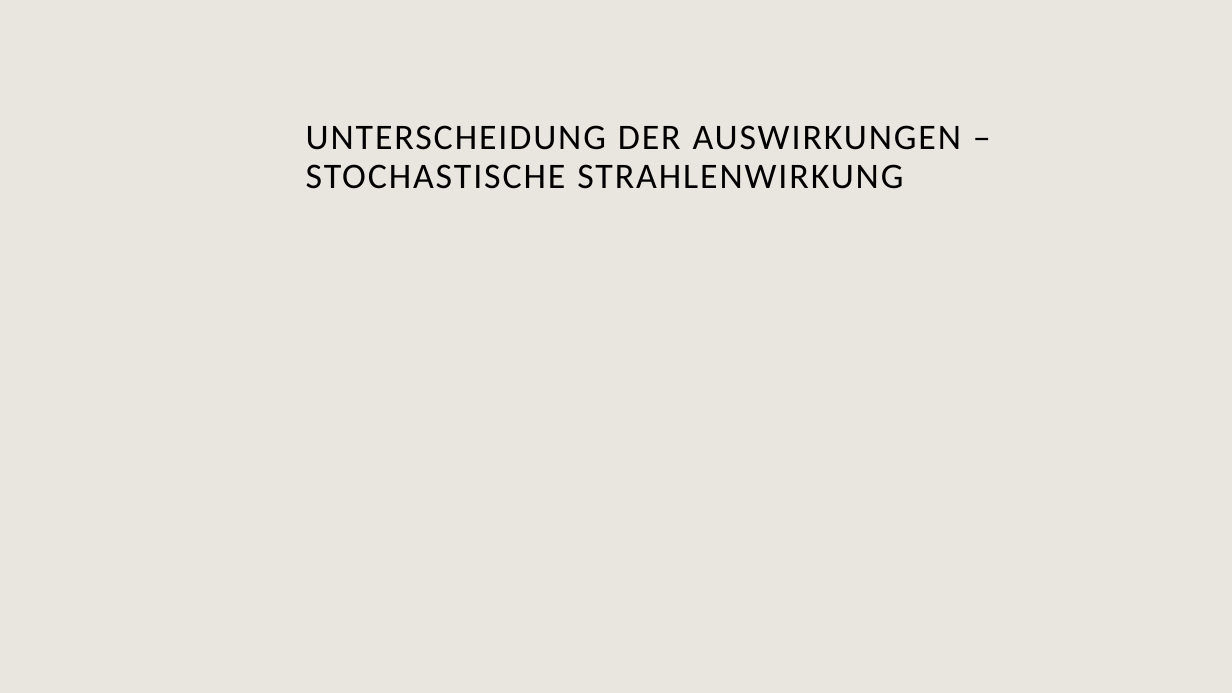
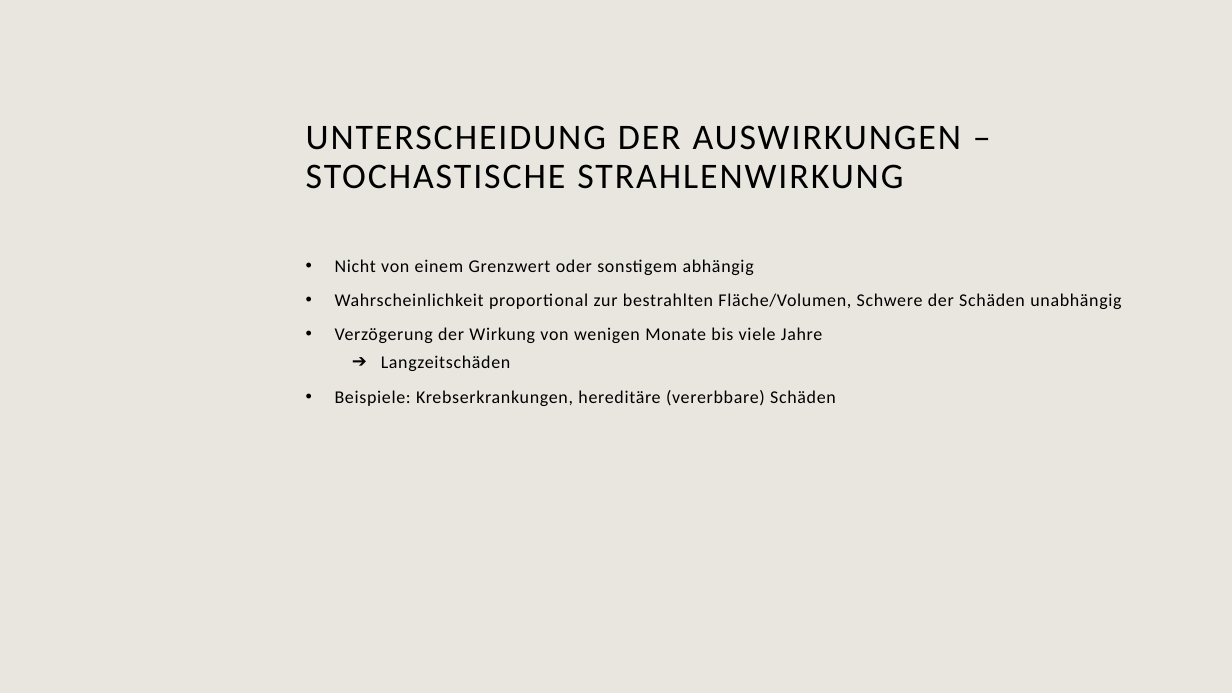
Before and after one commit to Scriptor25/Seminararbeit, a slide deck: slide 18 of Präsentation/Die biologischen Wirkungen radioaktiver Strahlung.pptx. Drawn at 1232x693 pixels with LibreOffice and Linux fonts; fonts in the diff are those of the drawing; background and template pictures are left out. Boxes give left, top, right and bottom in pixels: in the first picture for what was removed or moved away, otherwise in the second. Text is boxed around its words. In the diff, an @@ line names an element or a change of style, - is before the commit and + after.

```diff
--- a/Präsentation/Die biologischen Wirkungen radioaktiver Strahlung.pptx
+++ b/Präsentation/Die biologischen Wirkungen radioaktiver Strahlung.pptx
@@ text added at (x1=335, y1=259, x2=1121, y2=406), 14 pt, text #000000 @@
+• Nicht von einem Grenzwert oder sonstigem abhängig
+• Wahrscheinlichkeit proportional zur bestrahlten Fläche/Volumen, Schwere der Schäden unabhängig
+• Verzögerung der Wirkung von wenigen Monate bis viele Jahre
+  ➔ Langzeitschäden
+• Beispiele: Krebserkrankungen, hereditäre (vererbbare) Schäden
```
Also in this commit, not shown: 4 other slides changed, 4 slides added, 2 slides removed.
